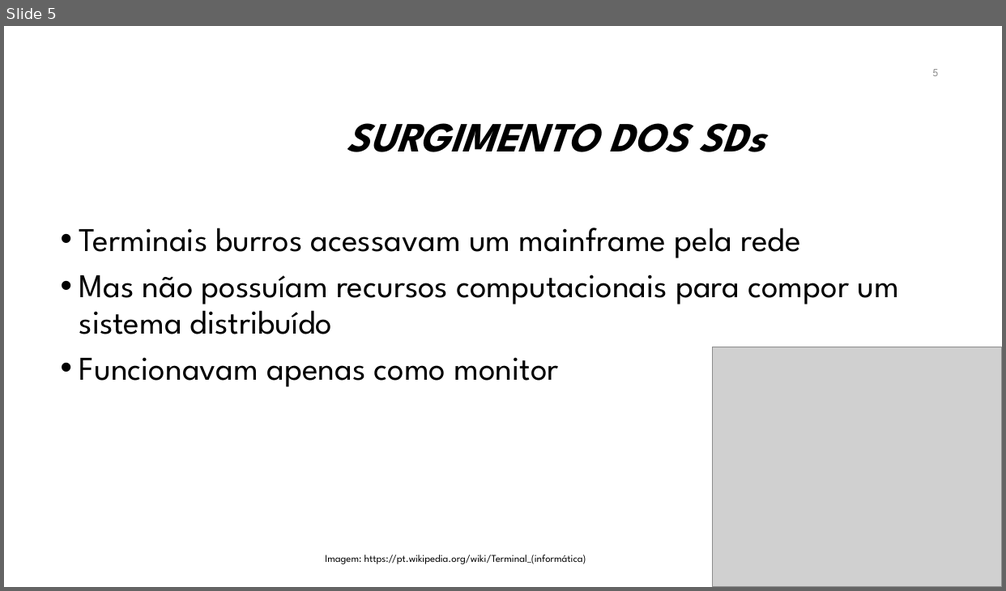
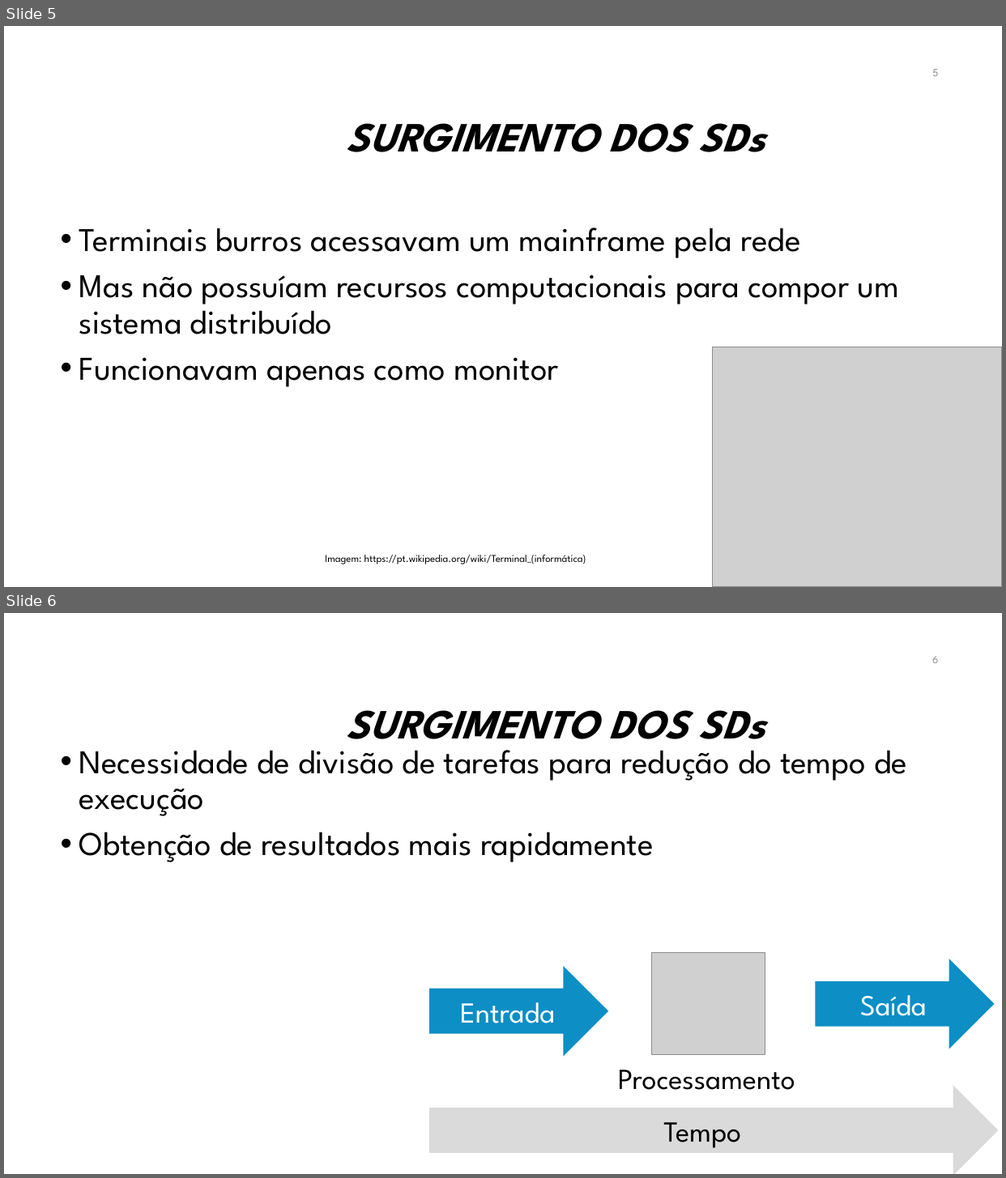
Before and after one commit to manoelcampos/sistemas-distribuidos, a slide deck: introducao-sd.pptx. Shown one above the other, each under a label of ours: slide 5 before the commit, slides 5 and 6 after it. The pictures are 1006x591 and 1006x1178 pixels, drawn with LibreOffice and Linux fonts; fonts in the diff are those of the drawing; grey boxes stand for pictures; background and template pictures are left out. Boxes give left, top, right and bottom in pixels: in the first picture for what was removed or moved away, otherwise in the second. Text is boxed around its words. In the diff, an @@ line names an element or a change of style, - is before the commit and + after.

```diff
--- a/introducao-sd.pptx
+++ b/introducao-sd.pptx
@@ slide 6 added at box(4, 613, 1002, 1174), background #FFFFFF @@
@@ page number added at box(932, 656, 938, 663), 10.5 pt, text #8C8C8C @@
+6
@@ title added at box(347, 710, 765, 752), 40 pt, text #000000, bold, italic @@
+SURGIMENTO DOS SDs
@@ text added at box(79, 750, 907, 862), 32 pt, text #000000 @@
+• Necessidade de divisão de tarefas para redução do tempo de execução
+• Obtenção de resultados mais rapidamente
@@ group added at box(429, 953, 998, 1174): 3 right arrows, 1 picture, 1 text @@
+Processamento
+Entrada
+Saída
+Tempo
```
Also in this commit, not shown: 2 slides changed, 21 other slides added, 1 slide removed, 3 other files.
